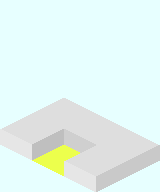
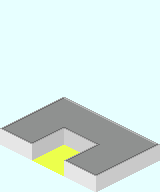
Layers edited between the first and the second 160x192 image:
added layer "クリップボード" above "Wall" over left=0, top=97, right=160, bottom=176
